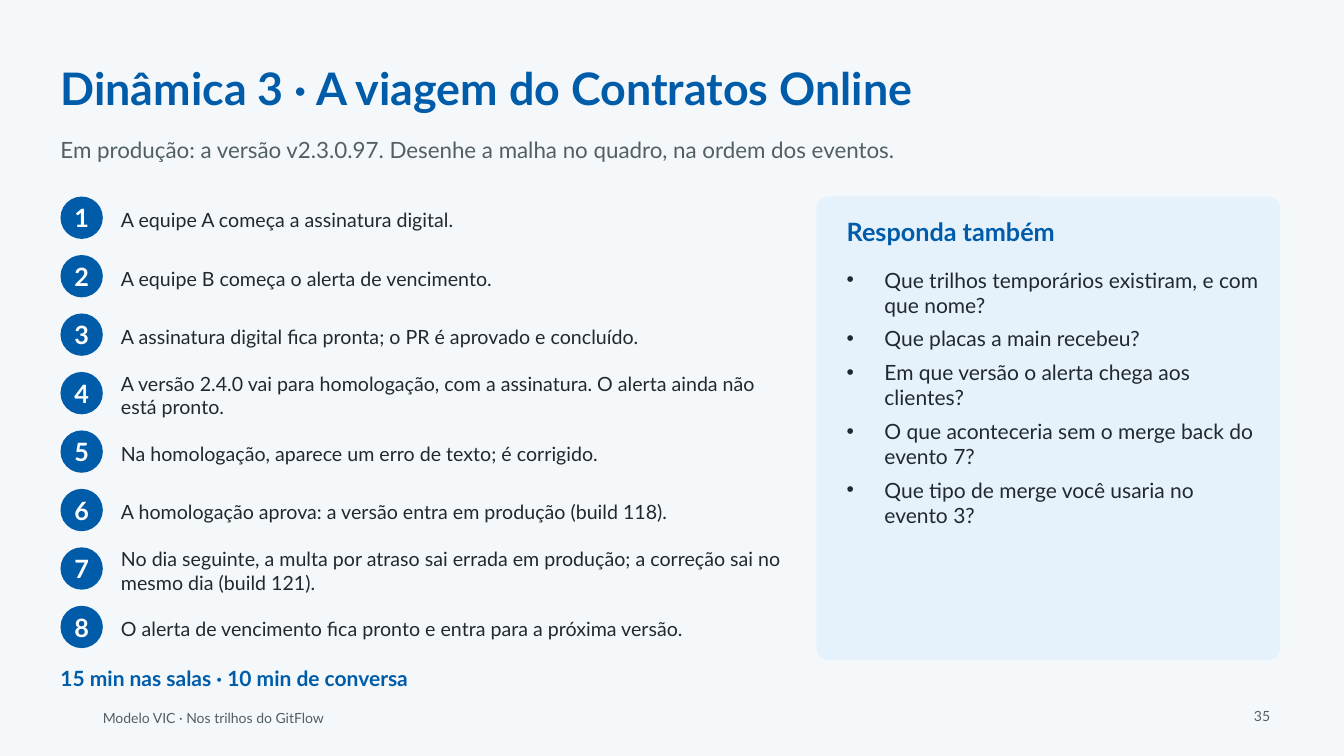
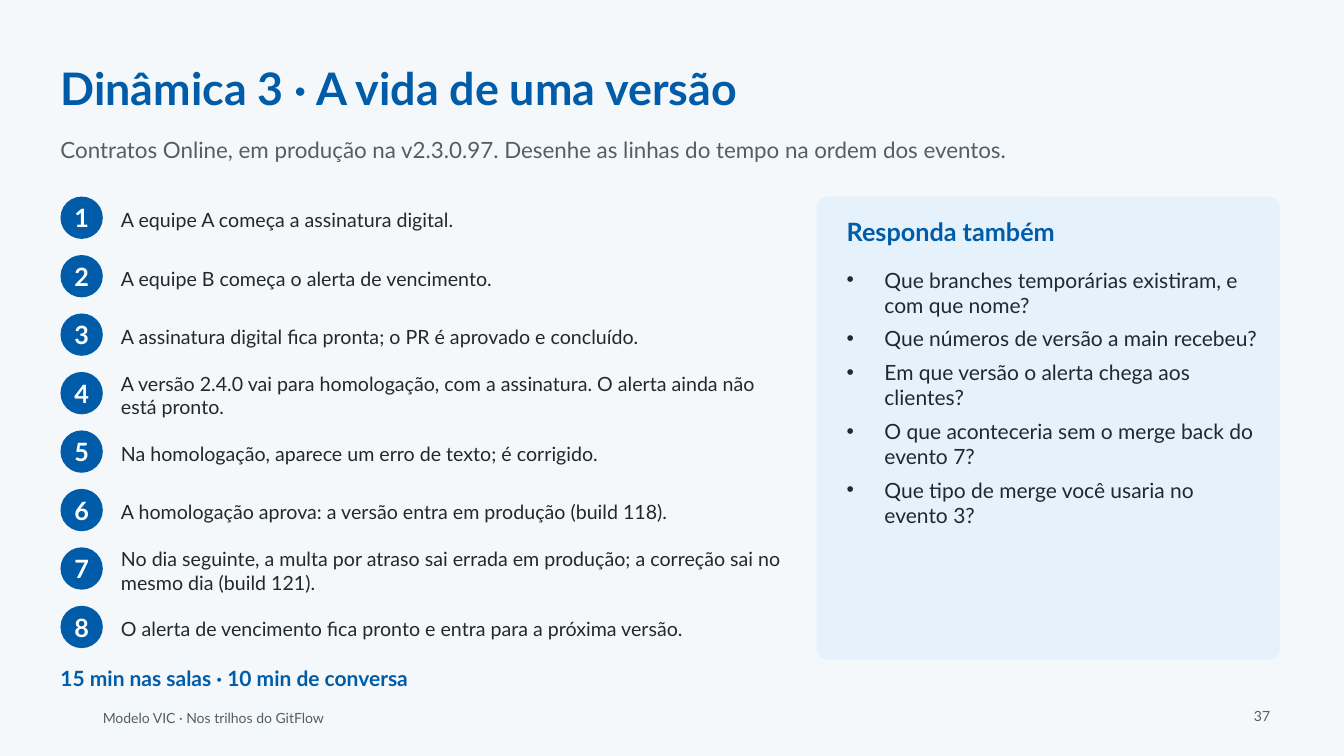
Before and after one commit to andromarcio/modelo-vic, a slide deck: slide 37 of treinamento/oficina-nos-trilhos/1-slides-nos-trilhos.pptx (slide 35 before the commit). Drawn at 1344x756 pixels with LibreOffice and Linux fonts; fonts in the diff are those of the drawing; background and template pictures are left out. Boxes give left, top, right and bottom in pixels: in the first picture for what was removed or moved away, otherwise in the second. Text is boxed around its words. In the diff, an @@ line names an element or a change of style, - is before the commit and + after.

```diff
--- a/treinamento/oficina-nos-trilhos/1-slides-nos-trilhos.pptx
+++ b/treinamento/oficina-nos-trilhos/1-slides-nos-trilhos.pptx
@@ title at <box>60,71,737,106</box>: text changed @@
-Dinâmica 3 · A viagem do Contratos Online
+Dinâmica 3 · A vida de uma versão
@@ text at <box>60,141,1006,162</box>: text changed @@
-Em produção: a versão v2.3.0.97. Desenhe a malha no quadro, na ordem dos eventos.
+Contratos Online, em produção na v2.3.0.97. Desenhe as linhas do tempo na ordem dos eventos.
@@ text at <box>884,272,1257,349</box>: text changed @@
-• Que trilhos temporários existiram, e com que nome?
-• Que placas a main recebeu?
+• Que branches temporárias existiram, e com que nome?
+• Que números de versão a main recebeu?
@@ page number at <box>1254,711,1270,721</box>: text changed @@
-35
+37
```
Also in this commit, not shown: 27 other slides changed, 8 slides added, 6 slides removed, 8 other files.
